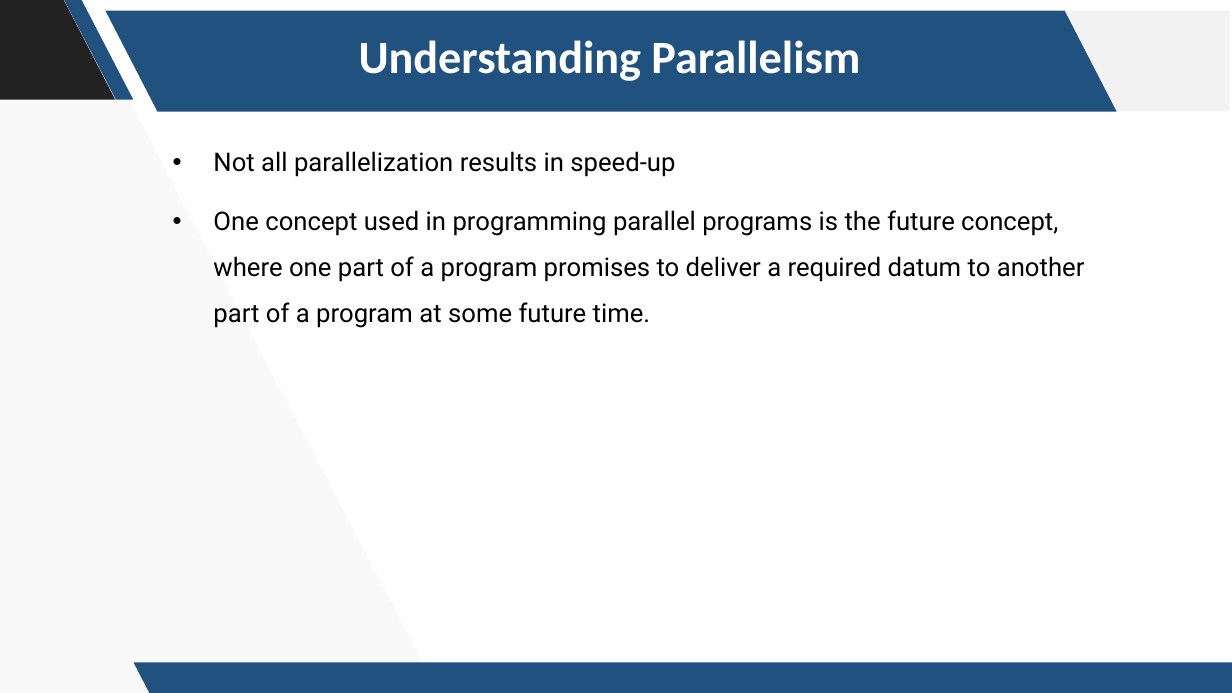
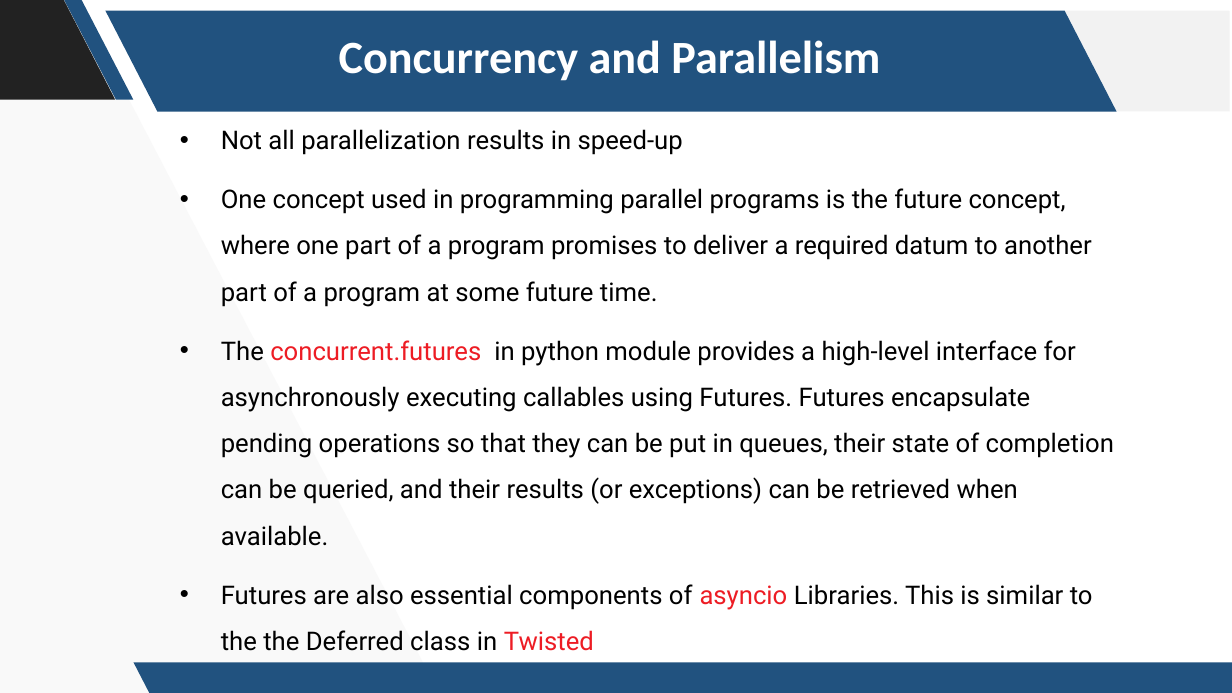
Before and after one commit to MeNsaaH/python-parallelism-concurrency-talk, a slide deck: slide 5 of Presentation.pptx. Drawn at 1232x693 pixels with LibreOffice and Linux fonts; fonts in the diff are those of the drawing; background and template pictures are left out. Boxes give left, top, right and bottom in pixels: in the first picture for what was removed or moved away, otherwise in the second. Text is boxed around its words. In the diff, an @@ line names an element or a change of style, - is before the commit and + after.

Commit message:
Adding python files

```diff
--- a/Presentation.pptx
+++ b/Presentation.pptx
@@ text at bbox=[339, 40, 880, 81]: text changed @@
-Understanding Parallelism
+Concurrency and Parallelism
@@ text "Not all parallelization results in ...": place and size @@
-text "Not all parallelization results in ..." at bbox=[213, 151, 1085, 328]
+text "Not all parallelization results in ..." at bbox=[221, 129, 1114, 651]
@@ text at bbox=[221, 340, 1114, 651]: paragraphs added @@
+• The concurrent.futures in python module provides a high-level interface for asynchronously executing callables using Futures. Futures encapsulate pending operations so that they can be put in queues, their state of completion can be queried, and their results (or exceptions) can be retrieved when available.
+• Futures are also essential components of asyncio Libraries. This is similar to the the Deferred class in Twisted
```
Also in this commit, not shown: 1 other slide changed, 1 slide added, 1 slide removed, 15 other files.
